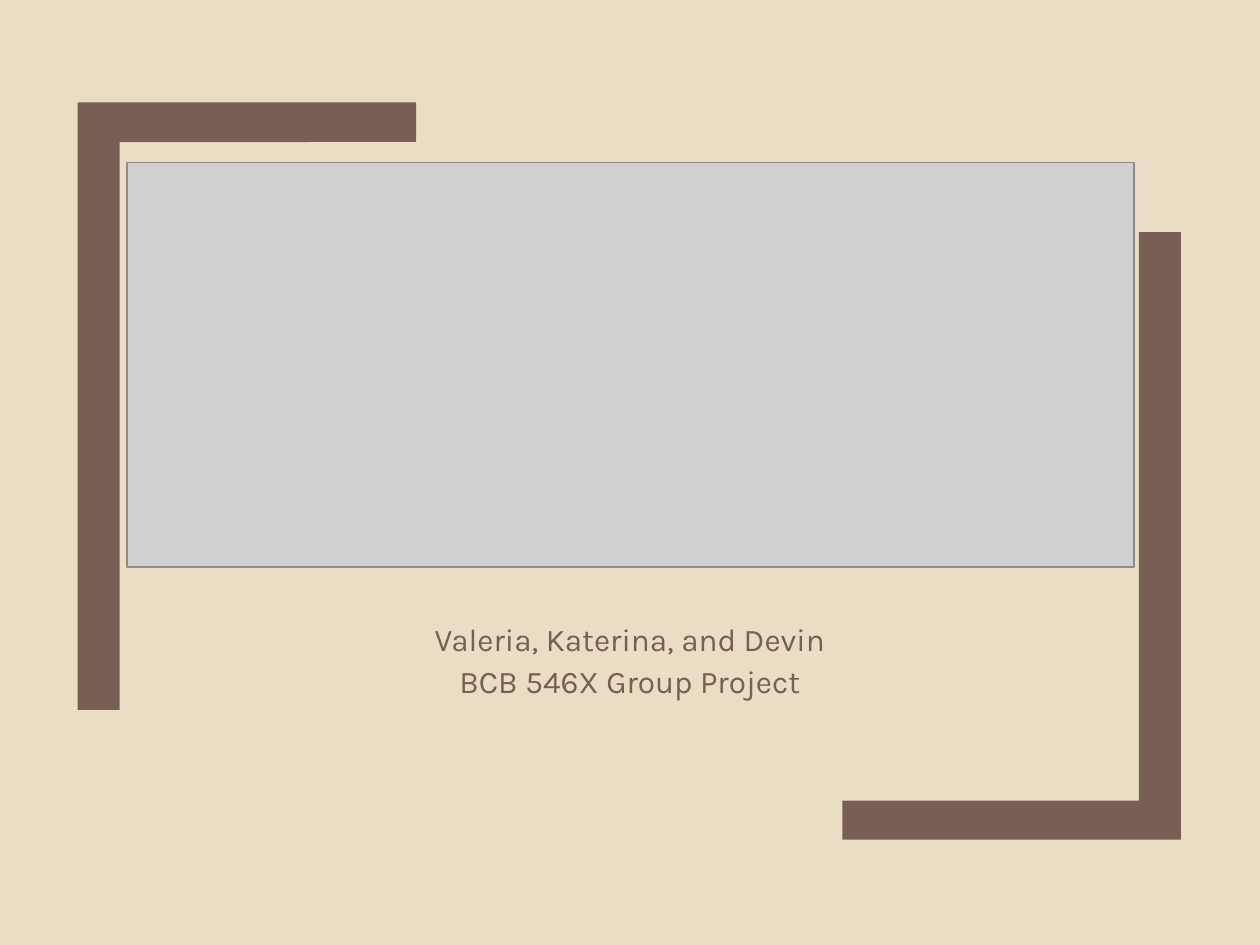
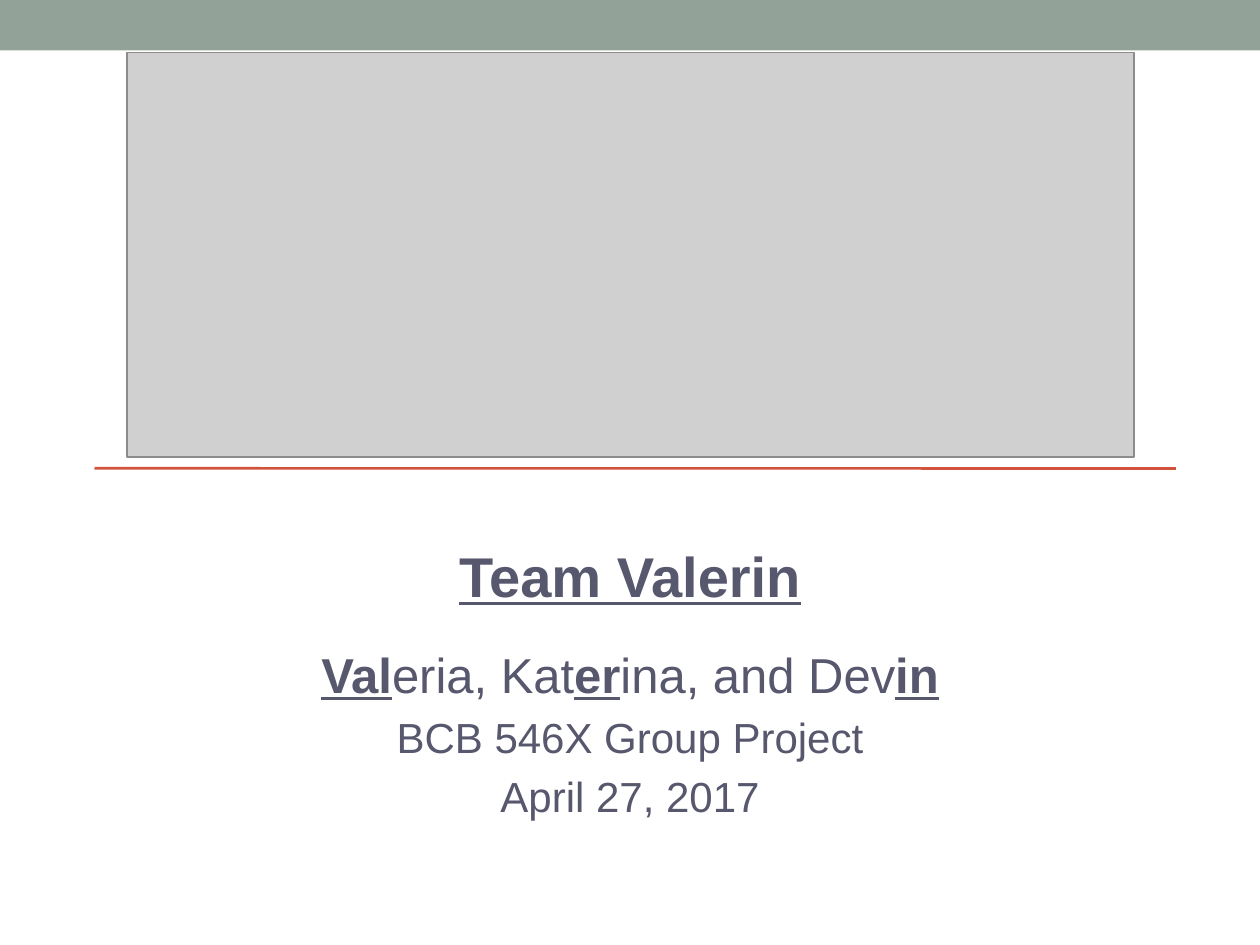
Before and after one commit to katholan/BCB546X-Spring2017_Valerin_final_project, a slide deck: slide 1 of asparagus.pptx. Drawn at 1260x945 pixels with LibreOffice and Linux fonts; fonts in the diff are those of the drawing; grey boxes stand for pictures. Boxes give left, top, right and bottom in pixels: in the first picture for what was removed or moved away, otherwise in the second. Text is boxed around its words. In the diff, an @@ line names an element or a change of style, - is before the commit and + after.

```diff
--- a/asparagus.pptx
+++ b/asparagus.pptx
@@ background #EBDDC3 to #FFFFFF @@
@@ rectangle added at [0, 0, 1260, 50], fill #93A299 @@
@@ picture: place and size @@
-picture at [127, 163, 1134, 567]
+picture at [127, 53, 1134, 457]
@@ freeform shape removed at [78, 102, 417, 709] @@
@@ freeform shape removed at [843, 232, 1182, 839] @@
@@ line added from (94, 469) to (1176, 469), #D2533C 1.5 pt @@
@@ subtitle "Team Valerin": place and size @@
-subtitle "Team Valerin" at [435, 629, 825, 701]
+subtitle "Team Valerin" at [321, 556, 938, 821]
@@ subtitle at [459, 556, 801, 605]: paragraph added @@
+Team Valerin
@@ subtitle at [321, 657, 938, 762]: size 18 to 28 pt in "Valeria, Katerina, and Devin"; font Karla to Arial, text colour #775F55 to #57576E in "Valeria, Katerina, and Devin", "BCB 546X Group Project"; bold on, underline on in "Valeria, Katerina, Devin"; size 18 to 24 pt in "BCB 546X Group Project"; line spacing 1.12 to 1; more space between paragraphs @@
@@ subtitle at [500, 781, 759, 821]: paragraph added @@
+April 27, 2017
```
Also in this commit, not shown: 20 other slides changed, 1 slide added, 1 slide removed, 1 other file.
